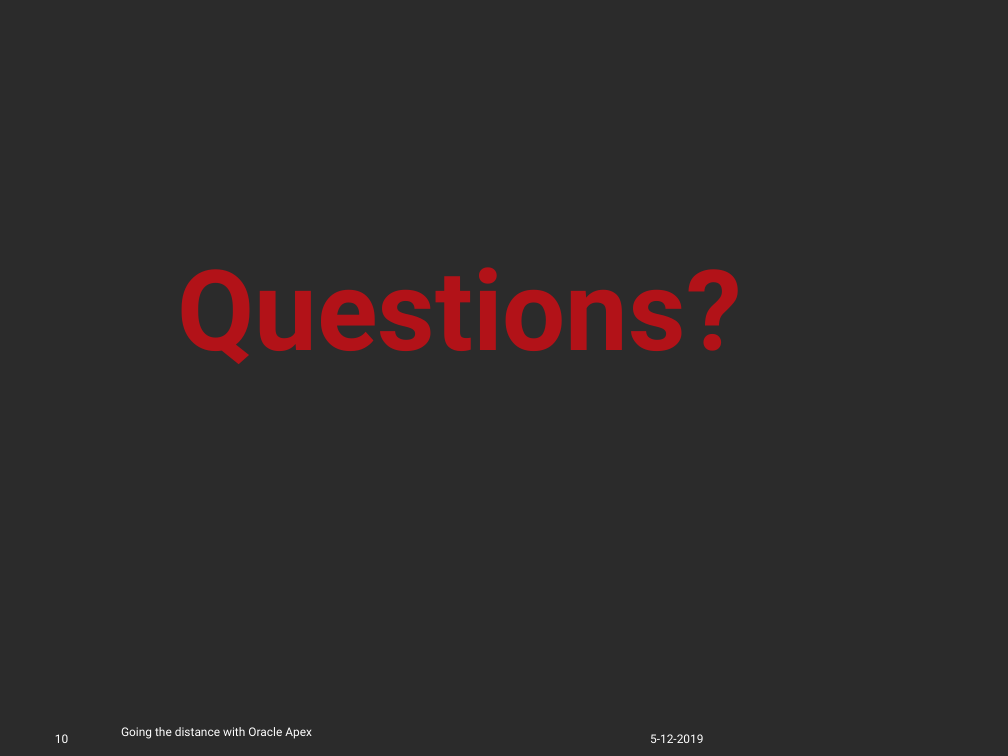
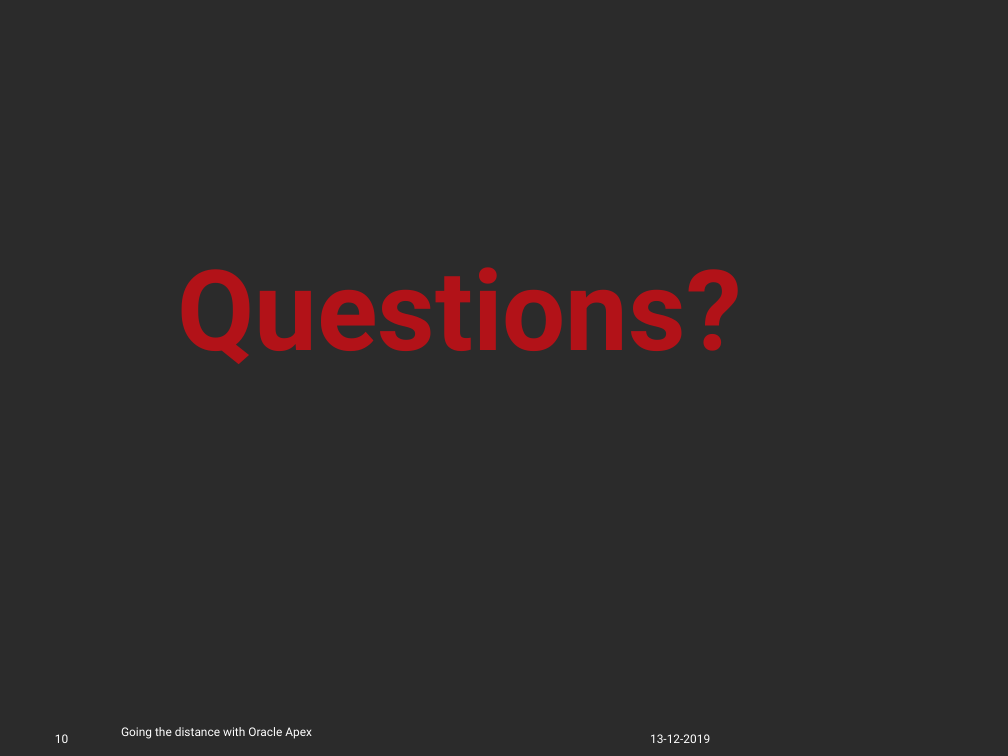
Before and after one commit to SullivanC137/Apex-Workshops, a slide deck: slide 10 of Going the distance/goingTheDistance.pptx. Drawn at 1008x756 pixels with LibreOffice and Linux fonts; fonts in the diff are those of the drawing; background and template pictures are left out; a plain dark background stands for a picture behind light text. Boxes give left, top, right and bottom in pixels: in the first picture for what was removed or moved away, otherwise in the second. Text is boxed around its words. In the diff, an @@ line names an element or a change of style, - is before the commit and + after.

```diff
--- a/Going the distance/goingTheDistance.pptx
+++ b/Going the distance/goingTheDistance.pptx
@@ text at bbox=[650, 734, 710, 743]: text changed @@
-5-12-2019
+13-12-2019
```
Also in this commit, not shown: 10 other slides changed.
